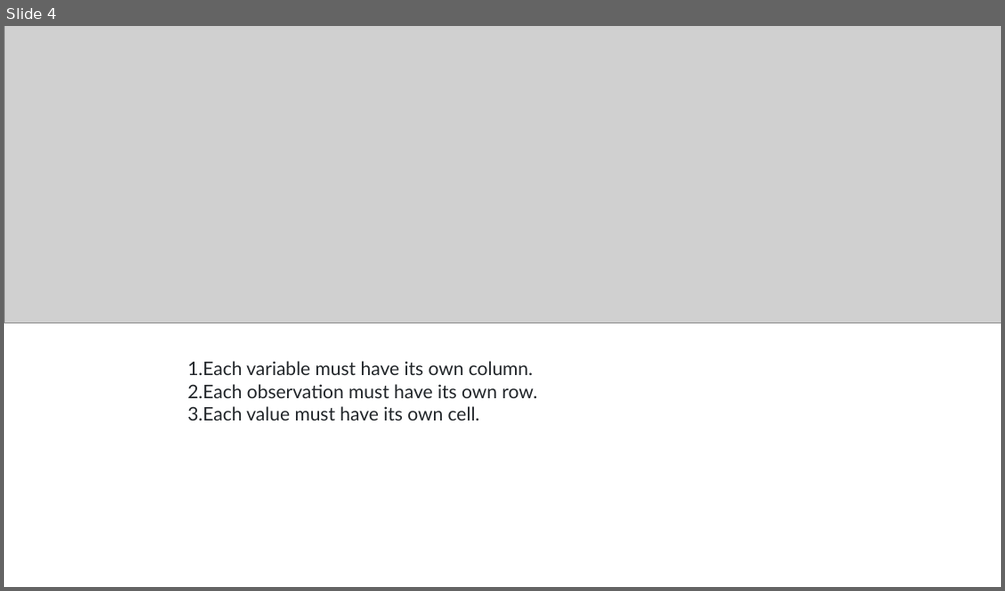
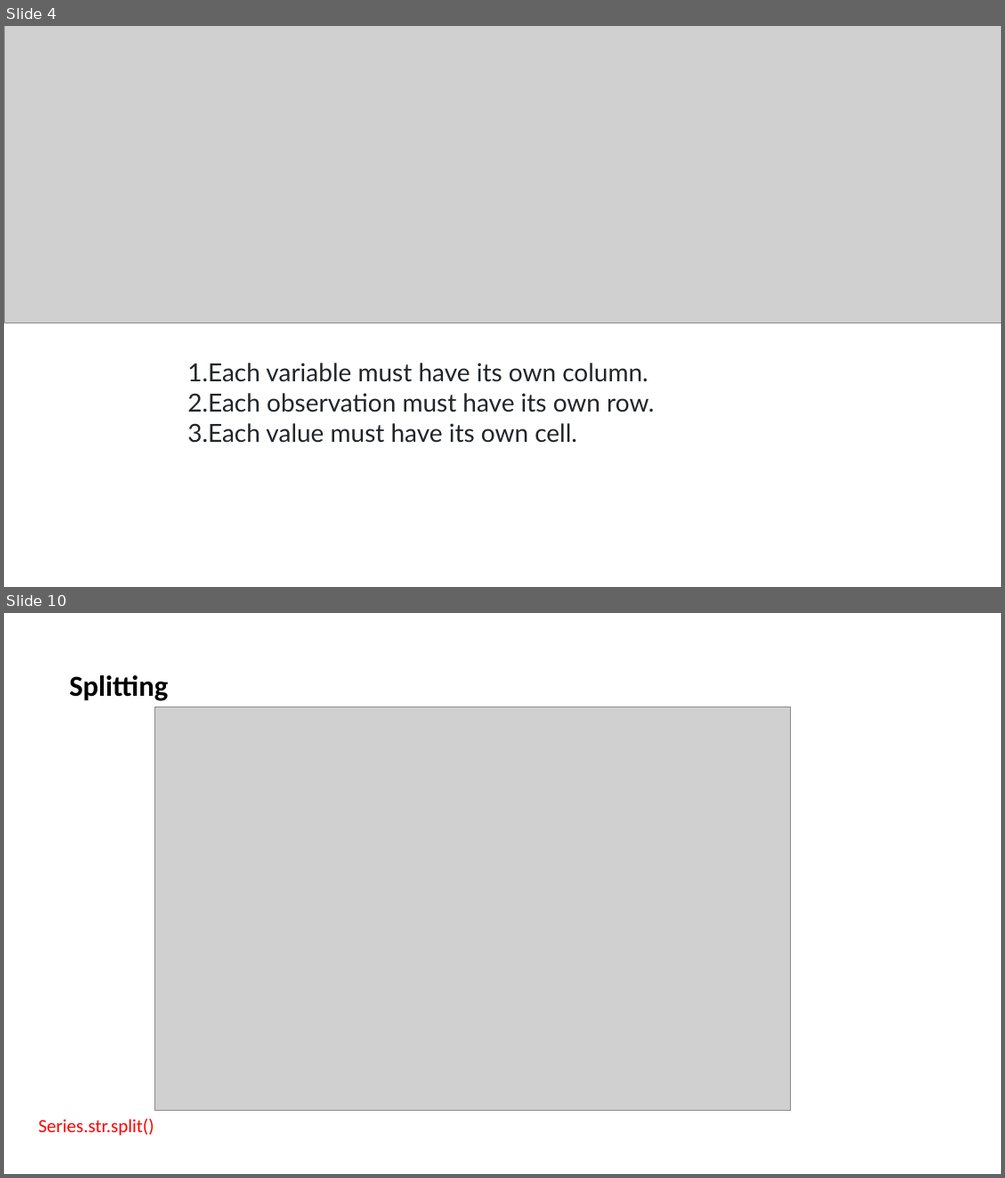
Before and after one commit to nicksavill/DEB_development, a slide deck: Week_2/TIdy_data.pptx. Shown one above the other, each under a label of ours: slide 4 before the commit, slides 4 and 10 after it; the slides between them are not shown. The pictures are 1005x591 and 1005x1178 pixels, drawn with LibreOffice and Linux fonts; fonts in the diff are those of the drawing; grey boxes stand for pictures. Boxes give left, top, right and bottom in pixels: in the first picture for what was removed or moved away, otherwise in the second. Text is boxed around its words. In the diff, an @@ line names an element or a change of style, - is before the commit and + after.

```diff
--- a/Week_2/TIdy_data.pptx
+++ b/Week_2/TIdy_data.pptx
@@ slide 10 added at box(4, 613, 1001, 1174), background #FFFFFF @@
@@ text added at box(69, 675, 168, 701), 28 pt, text #000000, bold @@
+Splitting
@@ picture added at box(155, 706, 791, 1110) @@
@@ text added at box(39, 1119, 154, 1135), 18 pt, text #FF0000 @@
+Series.str.split()
@@ slide 4 changed as well @@
@@ text "Each variable must have its ..." at box(187, 362, 654, 443): size 18 to 24 pt @@
```
Also in this commit, not shown: 3 other slides changed, 6 other slides added, 13 other files.
